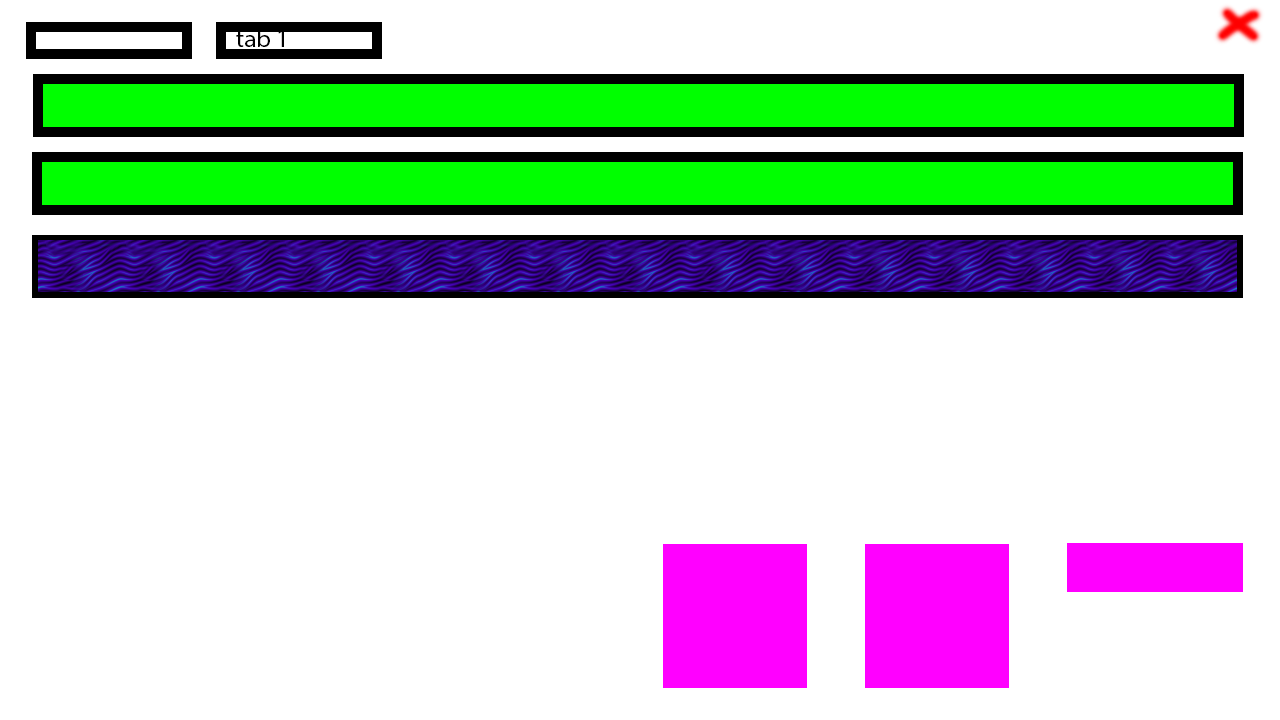
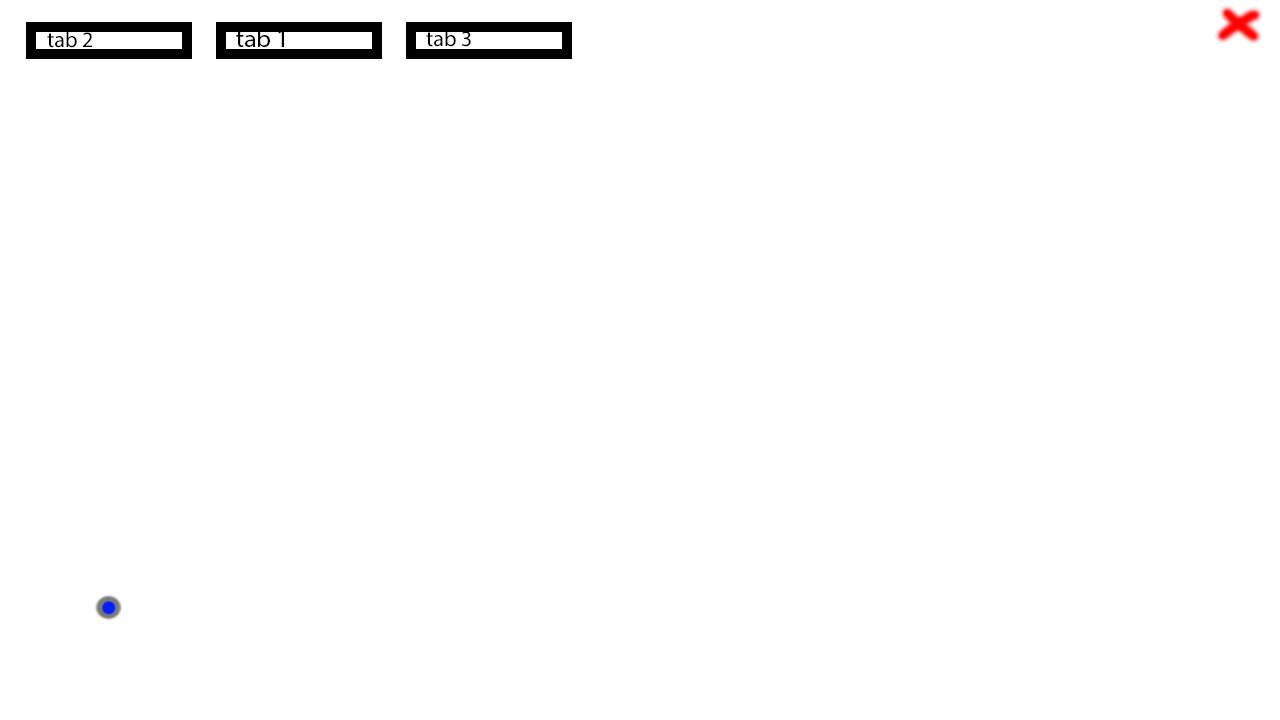
Before/after of a 1280 x 720 layered artwork. What changed in the layer stack:
hid group "tab1 type=tab node_group=tabs --group" (12 layers) over [32, 74, 1244, 688]
added group "tab3 type=tab node_group=tabs --group" with 3 layers above "type=btn id=tab1_btn target_tab=tab1 --frames" over [94, 594, 123, 621]
added group "test_radio type=radio_group --group style=dir-h" with 2 layers in group "tab3 type=tab node_group=tabs --group" over [94, 594, 123, 621]
added layer "fill" in group "test_radio type=radio_group --group style=dir-h" over [101, 600, 117, 616]
added layer "back" (1st of 2, in "tab3 type=tab node_group=tabs --group" › "test_radio type=radio_group --group style=dir-h") in group "test_radio type=radio_group --group style=dir-h" over [94, 594, 123, 621]
added group "type=btn id=tab3_btn target_tab=tab3 --frames" with 1 layers above "type=btn id=tab2_btn target_tab=tab2 --frames" over [406, 22, 572, 59]
added layer "idle" (2nd of 3, in "type=btn id=tab3_btn target_tab=tab3 --frames") in group "type=btn id=tab3_btn target_tab=tab3 --frames" over [406, 22, 572, 59]
painted on "idle" (3rd of 3, in "type=btn id=tab2_btn target_tab=tab2 --frames") over [47, 32, 92, 48]
